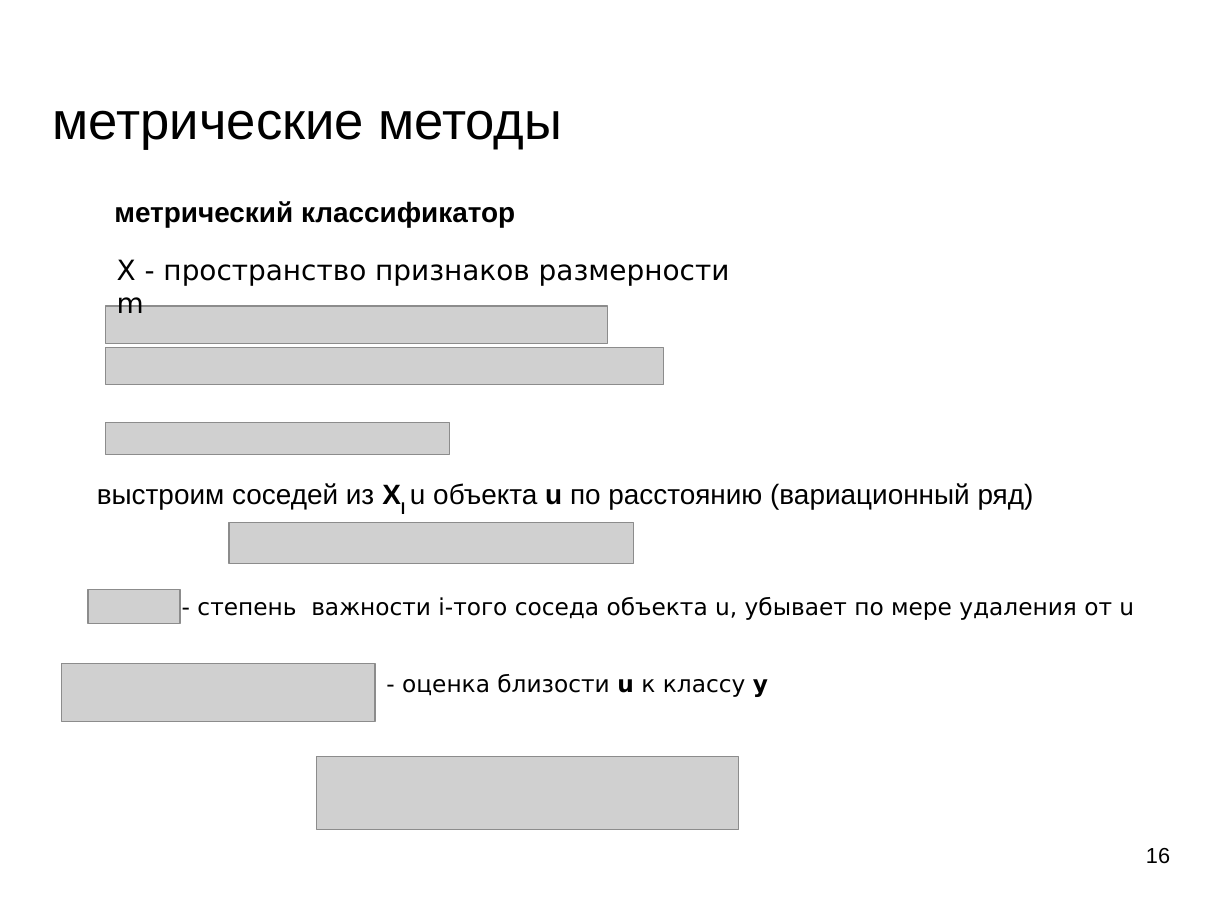
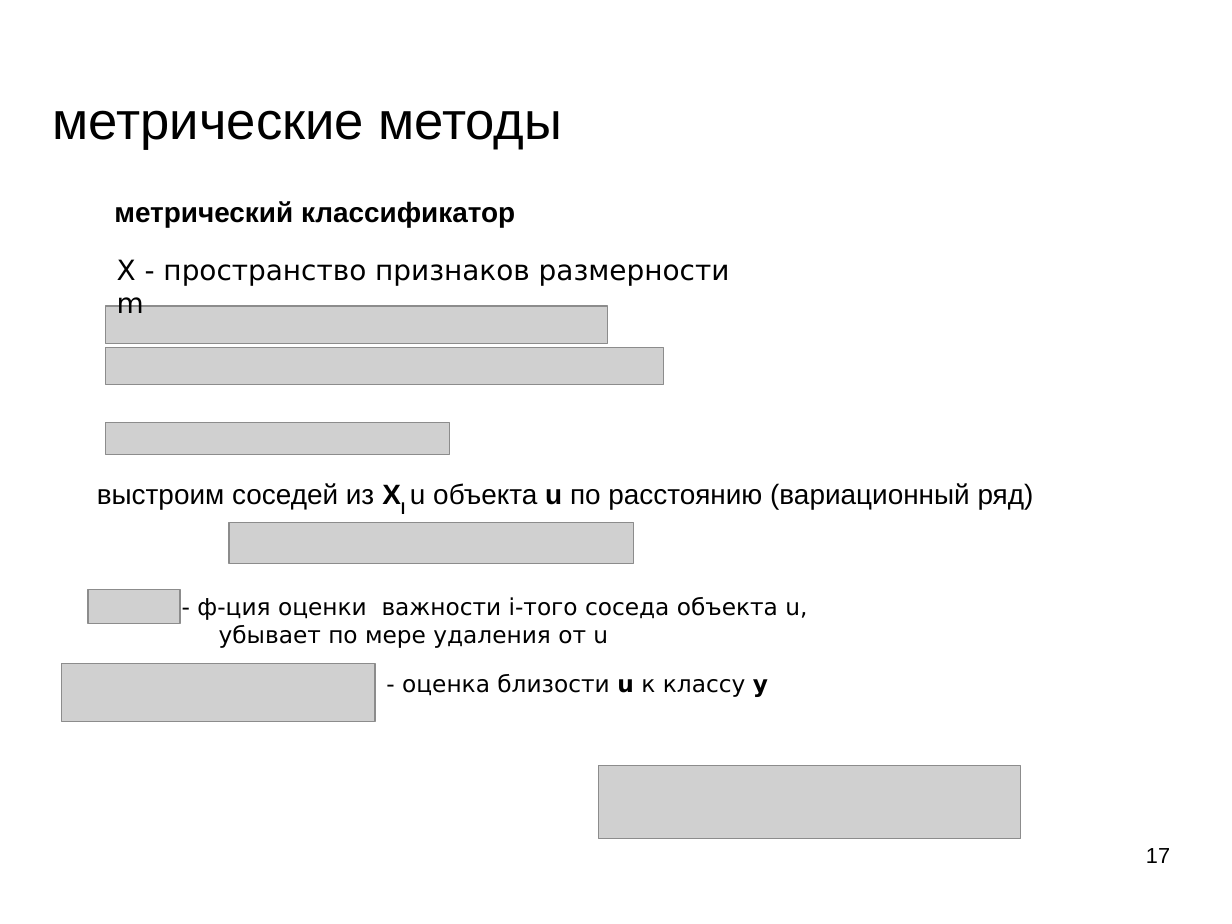
Before and after one commit to mechanoid5/ml_lectorium_legacy, a slide deck: slide 17 of 03-metric.odp (slide 16 before the commit). Drawn at 1232x924 pixels with LibreOffice and Linux fonts; fonts in the diff are those of the drawing; grey boxes stand for pictures; background and template pictures are left out. Boxes give left, top, right and bottom in pixels: in the first picture for what was removed or moved away, otherwise in the second. Text is boxed around its words. In the diff, an @@ line names an element or a change of style, - is before the commit and + after.

```diff
--- a/03-metric.odp
+++ b/03-metric.odp
@@ text at <box>197,597,807,648</box>: text changed @@
-- степень важности i-того соседа объекта u, убывает по мере удаления от u
+- ф-ция оценки важности i-того соседа объекта u,
+убывает по мере удаления от u
@@ picture: place and size @@
-picture at <box>316,757,739,830</box>
+picture at <box>598,766,1021,838</box>
@@ page number at <box>1146,848,1170,863</box>: text changed @@
-16
+17
```
Also in this commit, not shown: 7 other slides changed, 1 slide added, 1 other file.
